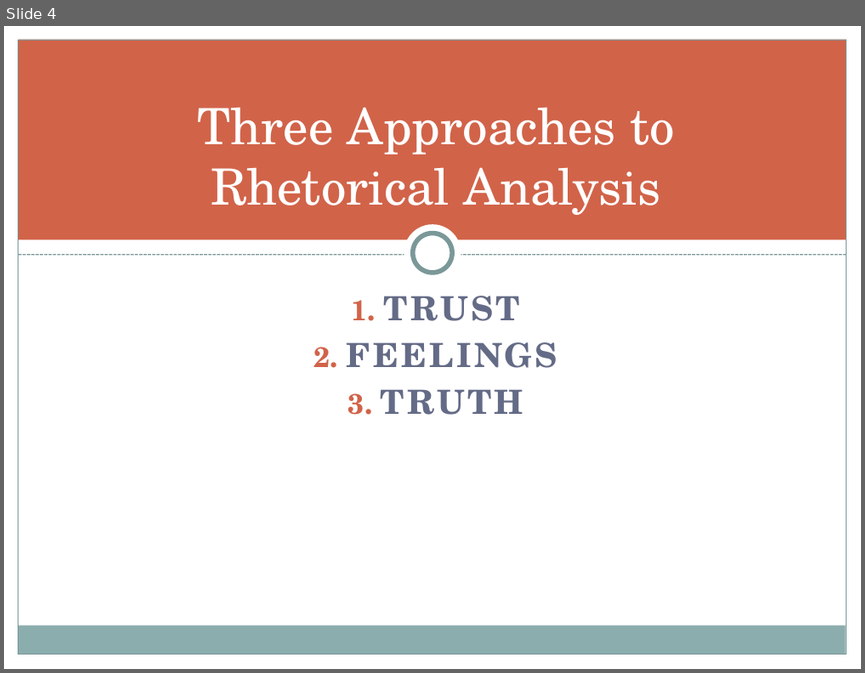
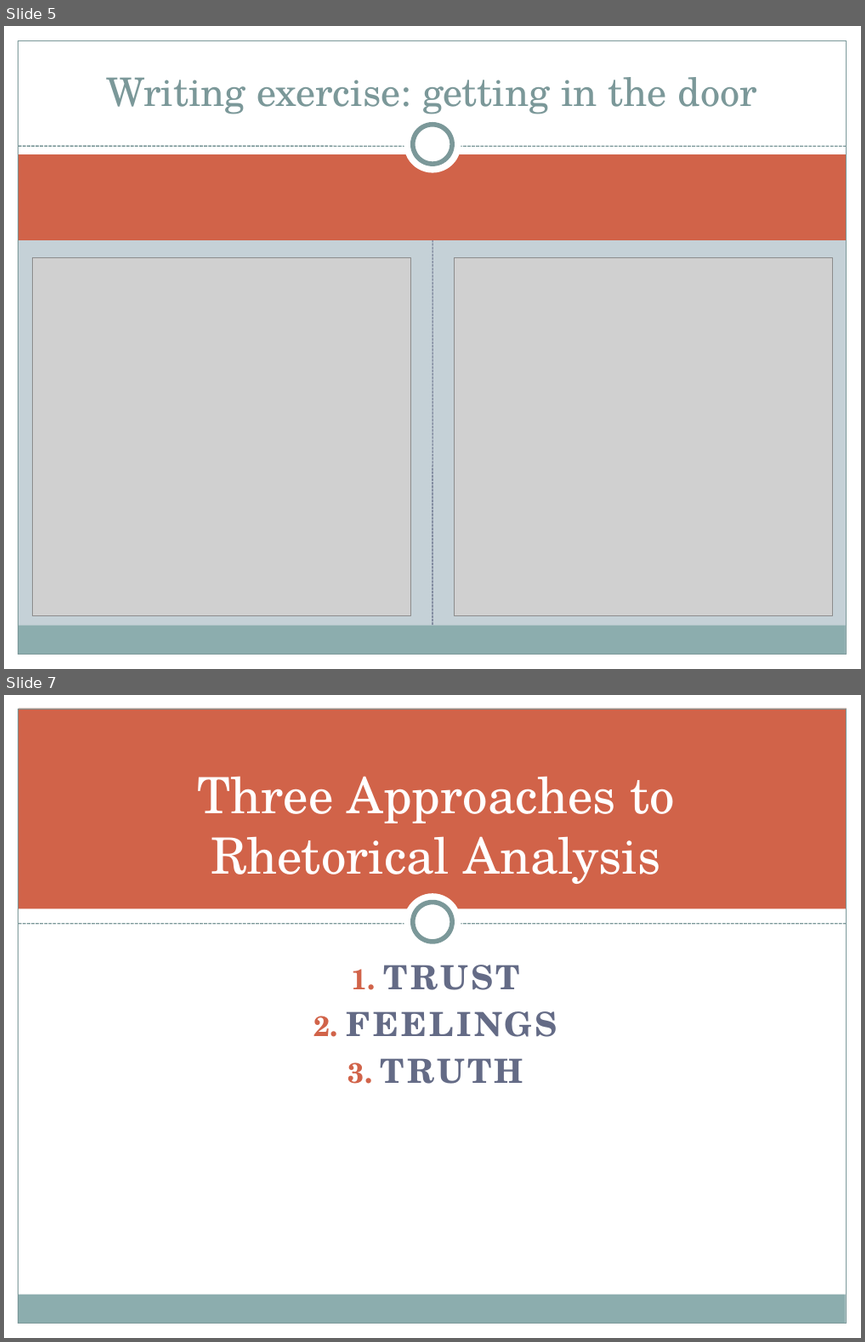
Before and after one commit to halperta/halperta.github.io, a slide deck: rhe306-spring2014/documents/ethosLecture.pptx. Shown one above the other, each under a label of ours: slide 4 before the commit, slides 5 and 7 after it; the slides between them are not shown. The pictures are 865x673 and 865x1342 pixels, drawn with LibreOffice and Linux fonts; fonts in the diff are those of the drawing; grey boxes stand for pictures. Boxes give left, top, right and bottom in pixels: in the first picture for what was removed or moved away, otherwise in the second. Text is boxed around its words. In the diff, an @@ line names an element or a change of style, - is before the commit and + after.

```diff
--- a/rhe306-spring2014/documents/ethosLecture.pptx
+++ b/rhe306-spring2014/documents/ethosLecture.pptx
@@ slide 5 added at (4, 26, 861, 669), background #C5D1D7; not listed: 3 template elements that a slide beside it also shows @@
@@ rectangle added at (4, 26, 861, 161), fill #FFFFFF @@
@@ rectangle added at (4, 26, 18, 669), fill #FFFFFF @@
@@ rectangle added at (846, 26, 861, 669), fill #FFFFFF @@
@@ title added at (107, 77, 757, 114), 33 pt, text #7C999A @@
+Writing exercise: getting in the door
@@ ellipse added at (404, 116, 461, 173), fill #FFFFFF @@
@@ ellipse added at (413, 125, 452, 164), fill #FFFFFF, outline #7C999A 4 pt @@
@@ line added from (18, 146) to (846, 146), #7C999A 0.9 pt dashed @@
@@ rectangle added at (18, 154, 846, 240), fill #D16349 @@
@@ line added from (432, 625) to (432, 233), #646B86 0.75 pt dashed @@
@@ picture added at (32, 257, 411, 616) @@
@@ picture added at (454, 257, 833, 616) @@
@@ what was slide 4 is now slide 7 @@
```
Also in this commit, not shown: 2 slides changed, 11 other slides added, 8 slides removed, 2 other files.
